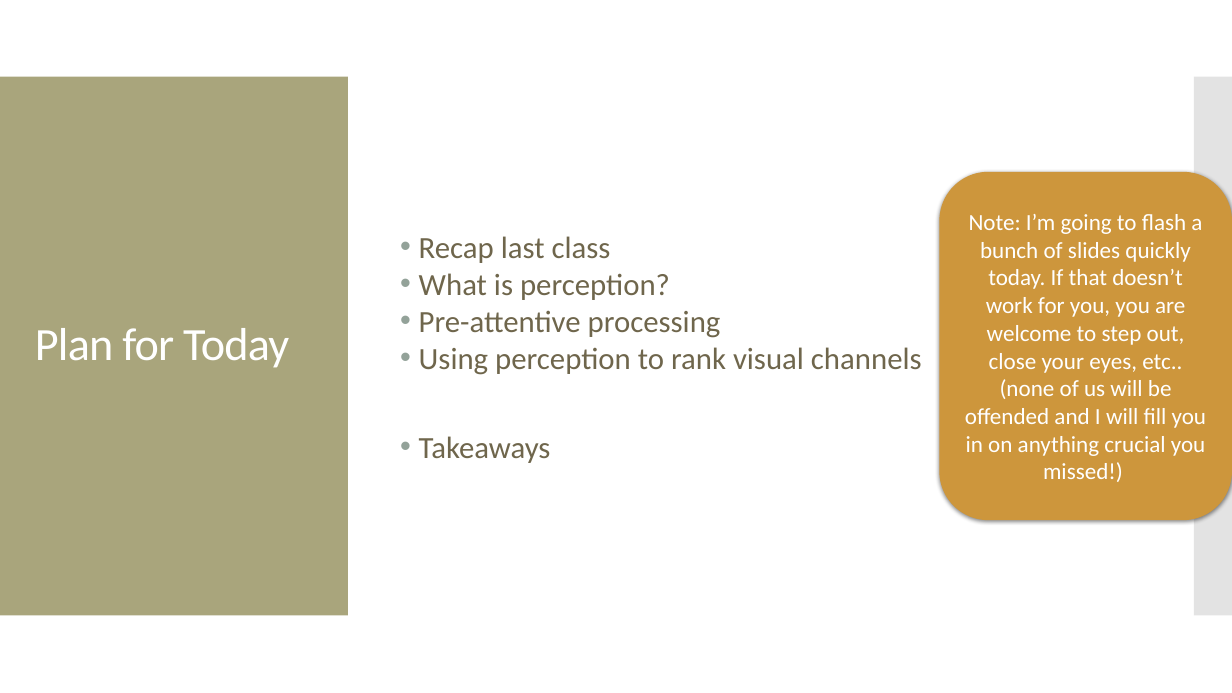
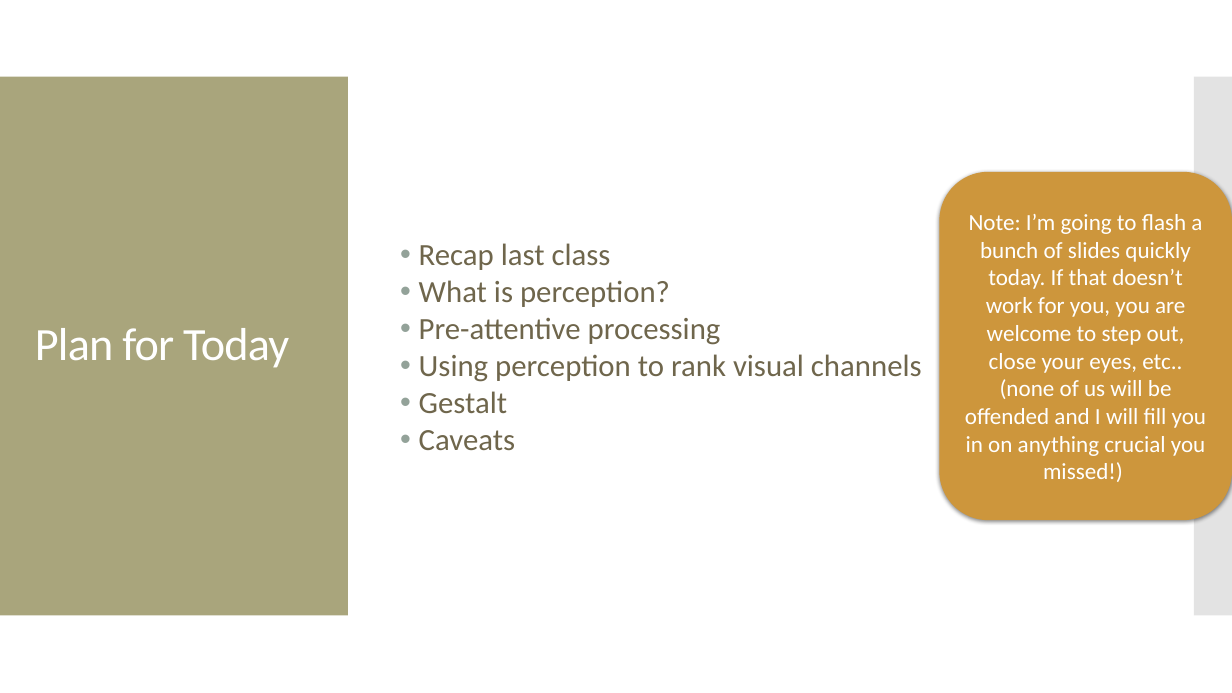
Before and after one commit to amosca01/SDS-CSC109, a slide deck: slide 4 of slides/04-perception.pptx. Drawn at 1232x693 pixels with LibreOffice and Linux fonts; fonts in the diff are those of the drawing. Boxes give left, top, right and bottom in pixels: in the first picture for what was removed or moved away, otherwise in the second. Text is boxed around its words. In the diff, an @@ line names an element or a change of style, - is before the commit and + after.

```diff
--- a/slides/04-perception.pptx
+++ b/slides/04-perception.pptx
@@ text at (419, 391, 515, 450): text changed @@
-• Takeaways
+• Gestalt
+• Caveats
```
Also in this commit, not shown: 19 other files.
